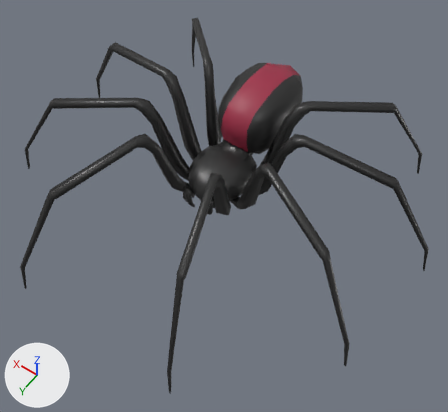
What one commit did to the Blender file Unity/Assets/Entities/BlenderImports/spiderHD.blend.
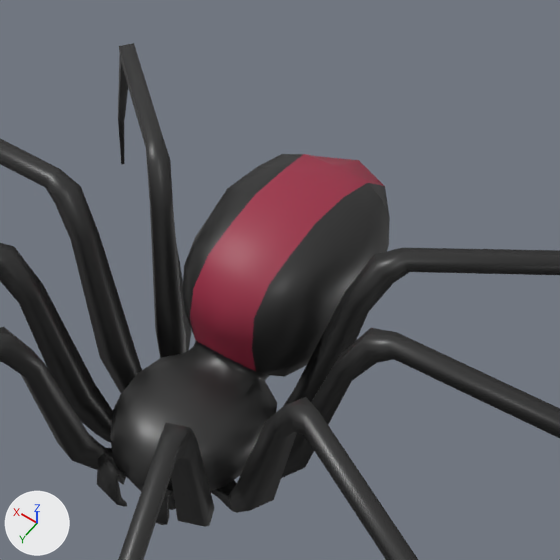
Old and new are each drawn whole from a 50 mm lens placed at (-7.92, 10.96, 15.43), pointed at (-0.89, 1.11, -0.03) and again close up on the part from 32% to 83% of the width and 0% to 56% of the height. The lights are fixed; the arrows at lower left show +X, +Y and +Z.

Names of what the first close-up shows: 'SpiderMesh'.
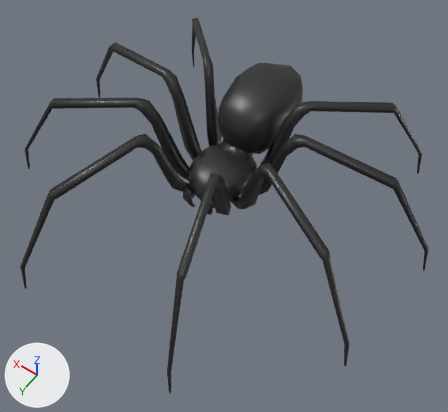
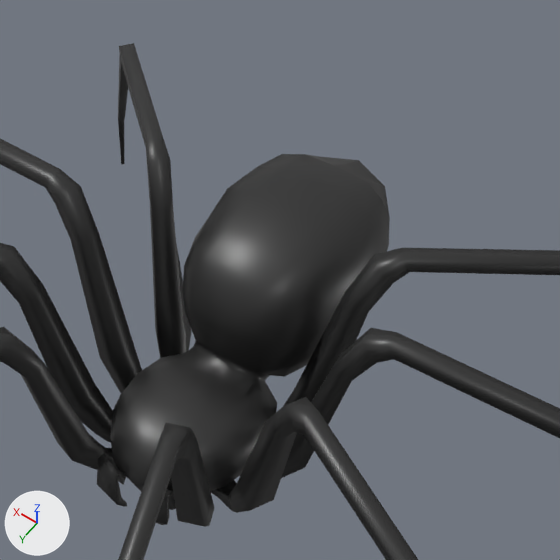
Changed parts and their boxes [x1, y1, x2, y2] in the close-ups (560 x 560 px):
part 1 of me_cube_001, recoloured (red to black): [190, 154, 384, 371] in both

The change, as a list of edits to the scene's bpy script:
```text
Change me_cube_001:
    where me_cube_001.from_pydata(...)  # 606 vertices, 606 faces; spans x -5.66..5.66, y -4.43..3.44, z -1.22..2.3
    used by ob_spidermesh; location = (0.0, 0.0, 0.0); rotation_euler = (0.0, 0.0, -3.142), in degrees (0, 0, -180); scale = (1.23, 1.47, 1.15)
    me_cube_001 part 1: all 28 faces that had it switch from mat_type (red #9c2b45) to mat_corps (black #2c2c2c)
```
